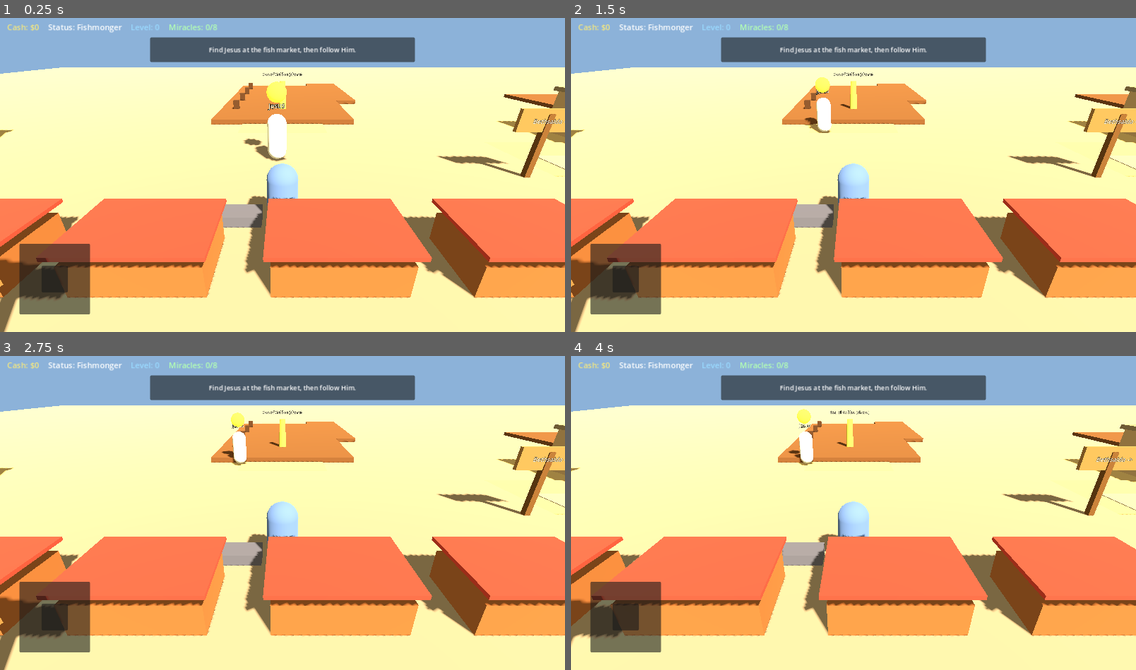
Above: before the commit, frames 1-4 (two rows, left to right).
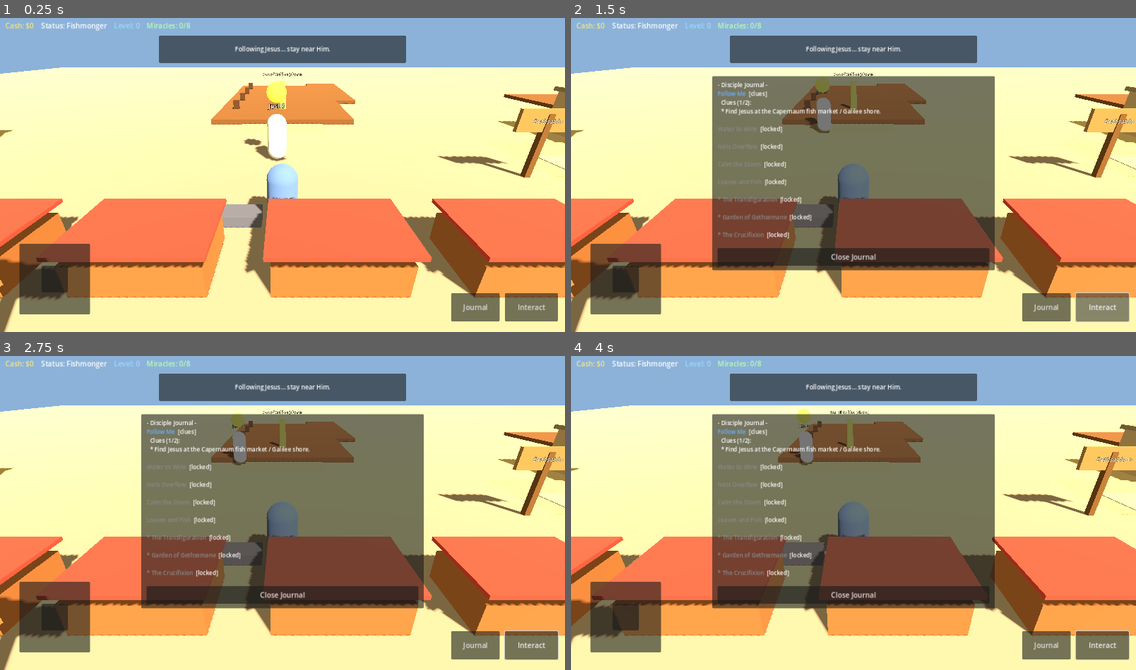
Above: after the commit, the same moments.

Repository: 3lshadai-ux/Infidel-Crusader
Game: Godot game, scene res://scenes/main.tscn
Same seed, same stepped clock (60 frames per second), same inputs: the game is played once before the commit and once after it.
Inputs (mouse positions are in pixels of both pictures, inside the frame that each line leads up to):
- Up to frame 1 (0.25 s): no input
- Up to frame 2 (1.5 s): click (1045, 306) at 0.5 s, where only the run after the commit has a clickable "Journal"; click (1102, 306) at 1.25 s, where only the run after the commit has a clickable "Interact"
- Up to frame 3 (2.75 s): tap Enter at 2 s; drag from (56, 616) to (339, 440) at 2.02 s
- Up to frame 4 (4 s): tap Space at 2.75 s; drag from (740, 525) to (825, 575) at 2.77 s; tap Enter at 3.5 s; move the mouse to (910, 440) at 3.52 s; hold D (move_right) from 3.53 s (still down); hold E (interact) from 3.53 s (still down)

The runs differ from the first frame. In frame 1, 3.1% of the frame differs, in the area x 1-99%, y 1-97%; in frame 2, 34%; in frame 3, 34%; in frame 4, 34%.
Error before the commit: Invalid assignment of property or key 'visible' with value of type 'bool' on a base object of type 'null instance'. (res://scripts/hud.gd:43)

Commit message:
feat(ui): HUD scene with clue/puzzle/journal panels and touch buttons

Diff:
--- a/scenes/ui/hud.tscn
+++ b/scenes/ui/hud.tscn
@@ -19,34 +19,34 @@
 layout_mode = 1
 anchors_preset = 10
 anchor_right = 1.0
-offset_left = 16.0
-offset_top = 12.0
-offset_right = -16.0
-offset_bottom = 48.0
-grow_horizontal = 2
-theme_override_constants/separation = 20
+offset_left = 12.0
+offset_top = 8.0
+offset_right = -12.0
+offset_bottom = 44.0
+grow_horizontal = 2
+theme_override_constants/separation = 16
 
 [node name="CashLabel" type="Label" parent="Root/TopBar"]
 layout_mode = 2
 theme_override_colors/font_color = Color(0.95, 0.9, 0.5, 1)
-theme_override_font_sizes/font_size = 18
+theme_override_font_sizes/font_size = 16
 text = "Cash: $0"
 
 [node name="StatusLabel" type="Label" parent="Root/TopBar"]
 layout_mode = 2
-theme_override_font_sizes/font_size = 18
+theme_override_font_sizes/font_size = 16
 text = "Status: Fishmonger"
 
 [node name="LevelLabel" type="Label" parent="Root/TopBar"]
 layout_mode = 2
 theme_override_colors/font_color = Color(0.6, 0.85, 1, 1)
-theme_override_font_sizes/font_size = 18
+theme_override_font_sizes/font_size = 16
 text = "Level: 0"
 
 [node name="MiraclesLabel" type="Label" parent="Root/TopBar"]
 layout_mode = 2
 theme_override_colors/font_color = Color(0.7, 1, 0.7, 1)
-theme_override_font_sizes/font_size = 18
+theme_override_font_sizes/font_size = 16
 text = "Miracles: 0/8"
 
 [node name="MissionPanel" type="PanelContainer" parent="Root"]
@@ -54,18 +54,45 @@
 anchors_preset = 5
 anchor_left = 0.5
 anchor_right = 0.5
-offset_left = -300.0
-offset_top = 52.0
-offset_right = 300.0
-offset_bottom = 108.0
+offset_left = -280.0
+offset_top = 48.0
+offset_right = 280.0
+offset_bottom = 110.0
 grow_horizontal = 2
 
 [node name="MissionLabel" type="Label" parent="Root/MissionPanel"]
 layout_mode = 2
-theme_override_font_sizes/font_size = 15
+theme_override_font_sizes/font_size = 14
 text = "Find Jesus at the fish market, then follow Him."
 horizontal_alignment = 1
-autowrap_mode = 2
+autowrap_mode = 3
+
+[node name="CluePanel" type="PanelContainer" parent="Root"]
+visible = false
+layout_mode = 1
+anchors_preset = 1
+anchor_left = 1.0
+anchor_right = 1.0
+offset_left = -320.0
+offset_top = 120.0
+offset_right = -12.0
+offset_bottom = 260.0
+grow_horizontal = 0
+
+[node name="Margin" type="MarginContainer" parent="Root/CluePanel"]
+layout_mode = 2
+theme_override_constants/margin_left = 10
+theme_override_constants/margin_top = 8
+theme_override_constants/margin_right = 10
+theme_override_constants/margin_bottom = 8
+
+[node name="ClueLabel" type="RichTextLabel" parent="Root/CluePanel/Margin"]
+layout_mode = 2
+bbcode_enabled = true
+fit_content = true
+scroll_active = false
+theme_override_font_sizes/normal_font_size = 14
+text = "Clue"
 
 [node name="CompletePanel" type="PanelContainer" parent="Root"]
 visible = false
@@ -105,19 +132,20 @@
 anchor_top = 1.0
 anchor_right = 0.5
 anchor_bottom = 1.0
-offset_left = -160.0
-offset_top = -170.0
-offset_right = 160.0
-offset_bottom = -110.0
+offset_left = -200.0
+offset_top = -200.0
+offset_right = 200.0
+offset_bottom = -120.0
 grow_horizontal = 2
 grow_vertical = 0
 
 [node name="LevelUpLabel" type="Label" parent="Root/LevelUpPanel"]
 layout_mode = 2
 theme_override_colors/font_color = Color(1, 0.9, 0.4, 1)
-theme_override_font_sizes/font_size = 20
+theme_override_font_sizes/font_size = 18
 text = "LEVEL UP"
 horizontal_alignment = 1
+autowrap_mode = 3
 
 [node name="ScripturePanel" type="PanelContainer" parent="Root"]
 visible = false
@@ -127,10 +155,10 @@
 anchor_top = 0.5
 anchor_right = 0.5
 anchor_bottom = 0.5
-offset_left = -320.0
-offset_top = -140.0
-offset_right = 320.0
-offset_bottom = 140.0
+offset_left = -340.0
+offset_top = -160.0
+offset_right = 340.0
+offset_bottom = 160.0
 grow_horizontal = 2
 grow_vertical = 2
 
@@ -144,10 +172,12 @@
 theme_override_font_sizes/font_size = 18
 text = "Matthew 4:19 (KJV)"
 horizontal_alignment = 1
+autowrap_mode = 3
 
 [node name="QuoteLabel" type="Label" parent="Root/ScripturePanel/VBox"]
-layout_mode = 2
-theme_override_font_sizes/font_size = 16
+custom_minimum_size = Vector2(600, 0)
+layout_mode = 2
+theme_override_font_sizes/font_size = 17
 text = "Scripture"
 horizontal_alignment = 1
 autowrap_mode = 3
@@ -159,9 +189,9 @@
 anchor_left = 0.5
 anchor_right = 0.5
 offset_left = -220.0
-offset_top = 120.0
+offset_top = 116.0
 offset_right = 220.0
-offset_bottom = 180.0
+offset_bottom = 176.0
 grow_horizontal = 2
 
 [node name="MajorLabel" type="Label" parent="Root/MajorBeatPanel"]
@@ -171,4 +201,149 @@
 text = "MAJOR STORY BEAT"
 horizontal_alignment = 1
 
+[node name="PuzzlePanel" type="PanelContainer" parent="Root"]
+visible = false
+layout_mode = 1
+anchors_preset = 8
+anchor_left = 0.5
+anchor_top = 0.5
+anchor_right = 0.5
+anchor_bottom = 0.5
+offset_left = -300.0
+offset_top = -150.0
+offset_right = 300.0
+offset_bottom = 150.0
+grow_horizontal = 2
+grow_vertical = 2
+
+[node name="VBox" type="VBoxContainer" parent="Root/PuzzlePanel"]
+layout_mode = 2
+theme_override_constants/separation = 8
+
+[node name="PromptLabel" type="Label" parent="Root/PuzzlePanel/VBox"]
+custom_minimum_size = Vector2(560, 0)
+layout_mode = 2
+theme_override_font_sizes/font_size = 15
+text = "Puzzle prompt"
+autowrap_mode = 3
+
+[node name="AnswerInput" type="LineEdit" parent="Root/PuzzlePanel/VBox"]
+layout_mode = 2
+placeholder_text = "Your answer..."
+
+[node name="HintLabel" type="Label" parent="Root/PuzzlePanel/VBox"]
+layout_mode = 2
+theme_override_colors/font_color = Color(0.75, 0.75, 0.7, 1)
+theme_override_font_sizes/font_size = 12
+text = "Hint"
+autowrap_mode = 3
+
+[node name="FeedbackLabel" type="Label" parent="Root/PuzzlePanel/VBox"]
+layout_mode = 2
+theme_override_font_sizes/font_size = 13
+text = ""
+horizontal_alignment = 1
+
+[node name="ButtonRow" type="HBoxContainer" parent="Root/PuzzlePanel/VBox"]
+layout_mode = 2
+alignment = 1
+theme_override_constants/separation = 16
+
+[node name="SubmitButton" type="Button" parent="Root/PuzzlePanel/VBox/ButtonRow"]
+custom_minimum_size = Vector2(120, 40)
+layout_mode = 2
+text = "Submit"
+
+[node name="CloseButton" type="Button" parent="Root/PuzzlePanel/VBox/ButtonRow"]
+custom_minimum_size = Vector2(100, 40)
+layout_mode = 2
+text = "Close"
+
+[node name="JournalPanel" type="PanelContainer" parent="Root"]
+visible = false
+layout_mode = 1
+anchors_preset = 8
+anchor_left = 0.5
+anchor_top = 0.5
+anchor_right = 0.5
+anchor_bottom = 0.5
+offset_left = -320.0
+offset_top = -220.0
+offset_right = 320.0
+offset_bottom = 220.0
+grow_horizontal = 2
+grow_vertical = 2
+
+[node name="Margin" type="MarginContainer" parent="Root/JournalPanel"]
+layout_mode = 2
+theme_override_constants/margin_left = 12
+theme_override_constants/margin_top = 10
+theme_override_constants/margin_right = 12
+theme_override_constants/margin_bottom = 10
+
+[node name="VBox" type="VBoxContainer" parent="Root/JournalPanel/Margin"]
+layout_mode = 2
+theme_override_constants/separation = 8
+
+[node name="JournalText" type="RichTextLabel" parent="Root/JournalPanel/Margin/VBox"]
+custom_minimum_size = Vector2(600, 360)
+layout_mode = 2
+size_flags_vertical = 3
+bbcode_enabled = true
+scroll_active = true
+theme_override_font_sizes/normal_font_size = 13
+text = "Journal"
+
+[node name="CloseJournal" type="Button" parent="Root/JournalPanel/Margin/VBox"]
+custom_minimum_size = Vector2(0, 40)
+layout_mode = 2
+text = "Close Journal"
+
+[node name="HintLabel" type="Label" parent="Root"]
+visible = false
+layout_mode = 1
+anchors_preset = 7
+anchor_left = 0.5
+anchor_top = 1.0
+anchor_right = 0.5
+anchor_bottom = 1.0
+offset_left = -260.0
+offset_top = -100.0
+offset_right = 260.0
+offset_bottom = -72.0
+grow_horizontal = 2
+theme_override_colors/font_color = Color(0.95, 0.9, 0.7, 1)
+theme_override_font_sizes/font_size = 14
+text = "Hint"
+horizontal_alignment = 1
+autowrap_mode = 3
+
+[node name="BottomBar" type="HBoxContainer" parent="Root"]
+layout_mode = 1
+anchors_preset = 3
+anchor_left = 1.0
+anchor_top = 1.0
+anchor_right = 1.0
+anchor_bottom = 1.0
+offset_left = -280.0
+offset_top = -88.0
+offset_right = -16.0
+offset_bottom = -24.0
+grow_horizontal = 0
+grow_vertical = 0
+theme_override_constants/separation = 12
+alignment = 2
+
+[node name="JournalButton" type="Button" parent="Root/BottomBar"]
+custom_minimum_size = Vector2(110, 56)
+layout_mode = 2
+theme_override_font_sizes/font_size = 16
+text = "Journal"
+
+[node name="InteractButton" type="Button" parent="Root/BottomBar"]
+custom_minimum_size = Vector2(120, 56)
+layout_mode = 2
+theme_override_font_sizes/font_size = 16
+text = "Interact"
+
 [node name="VirtualJoystick" parent="Root" instance=ExtResource("2_joy")]
